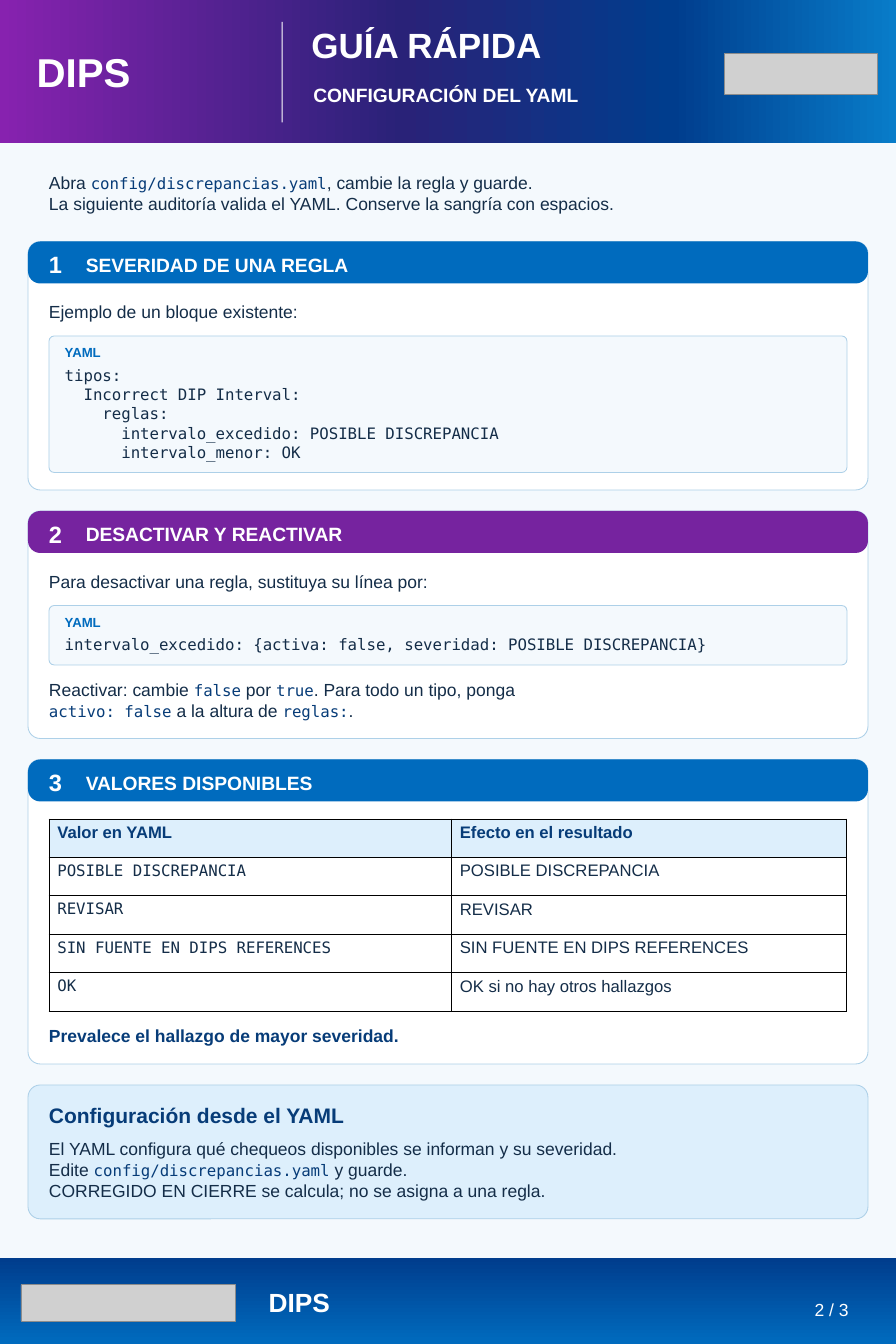
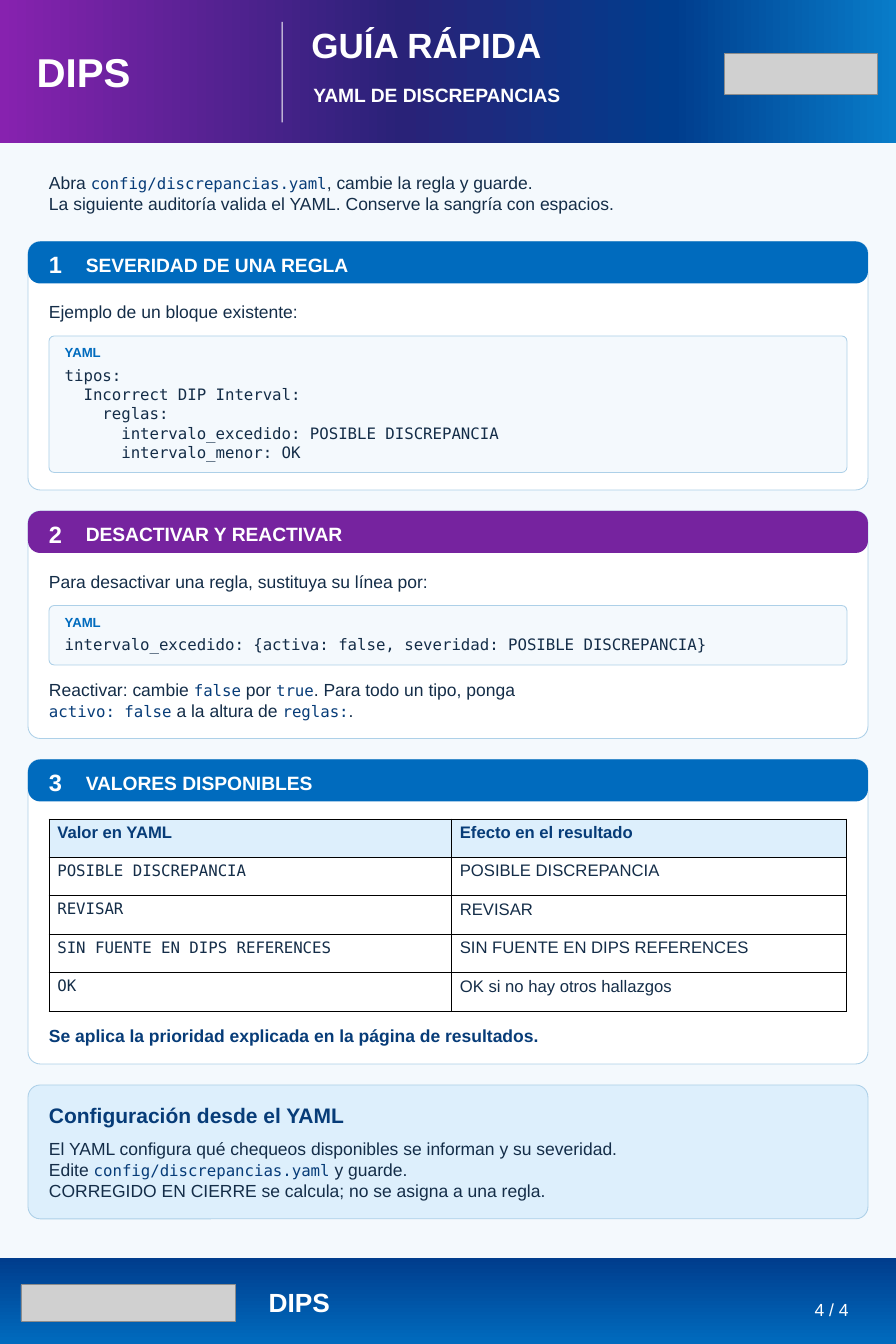
Before and after one commit to lviloriabas/dips, a slide deck: slide 4 of docs/Guia_DIPS_reglas_referencias.pptx (slide 2 before the commit). Drawn at 896x1344 pixels with LibreOffice and Linux fonts; fonts in the diff are those of the drawing; grey boxes stand for pictures. Boxes give left, top, right and bottom in pixels: in the first picture for what was removed or moved away, otherwise in the second. Text is boxed around its words. In the diff, an @@ line names an element or a change of style, - is before the commit and + after.

Commit message:
Aclara resultados y referencias en la guia DIPS

```diff
--- a/docs/Guia_DIPS_reglas_referencias.pptx
+++ b/docs/Guia_DIPS_reglas_referencias.pptx
@@ text at (313,88,560,102): text changed @@
-CONFIGURACIÓN DEL YAML
+YAML DE DISCREPANCIAS
@@ text at (49,1029,538,1046): text changed @@
-Prevalece el hallazgo de mayor severidad.
+Se aplica la prioridad explicada en la página de resultados.
@@ text at (815,1304,849,1316): text changed @@
-2 / 3
+4 / 4
```
Also in this commit, not shown: 2 other slides changed, 1 slide added, 2 other files.
